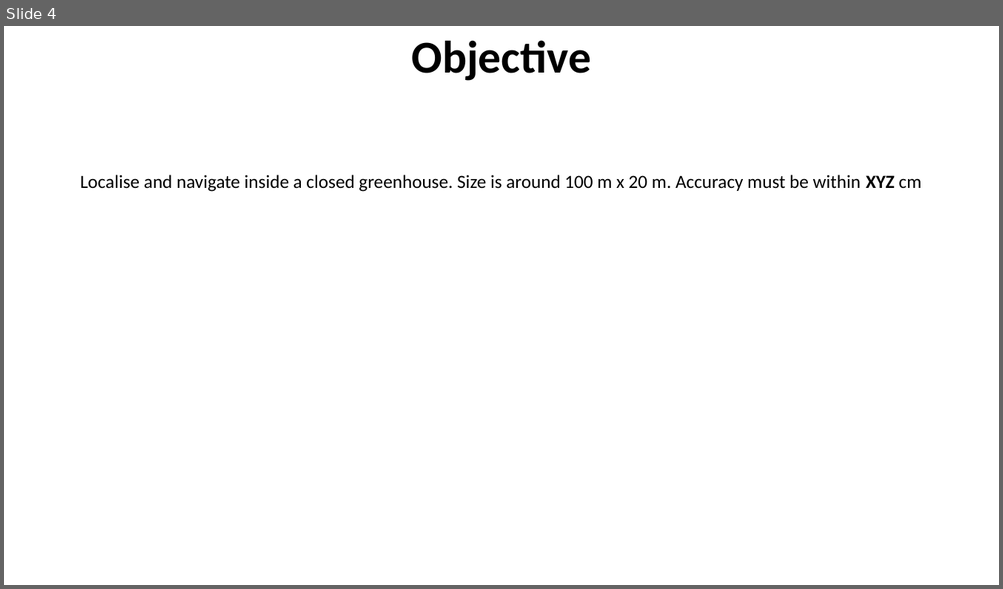
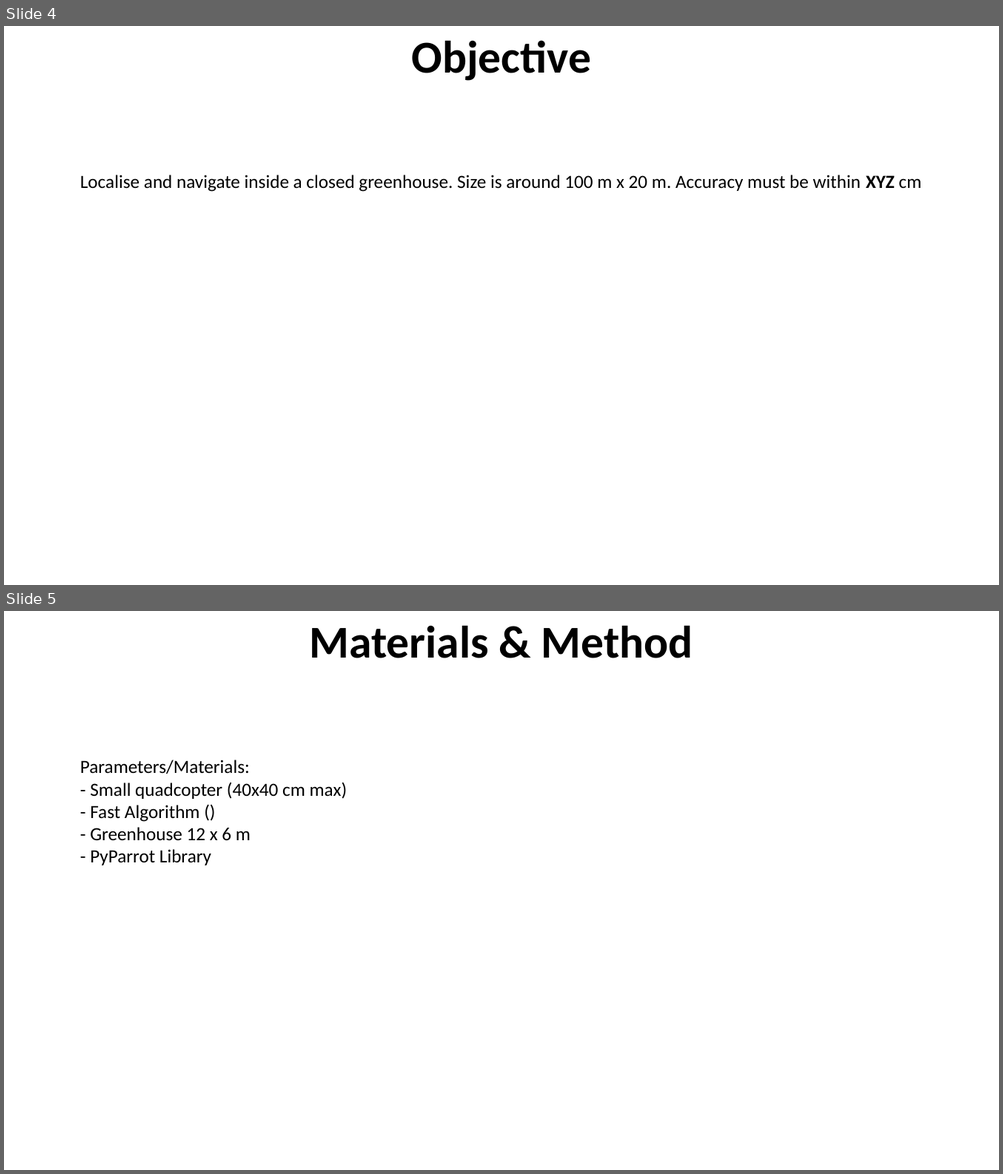
Before and after one commit to kholysa/CopterTests, a slide deck: Presentations/July15Presentation.pptx. Shown one above the other, each under a label of ours: slide 4 before the commit, slides 4 and 5 after it. The pictures are 1003x589 and 1003x1174 pixels, drawn with LibreOffice and Linux fonts; fonts in the diff are those of the drawing. Boxes give left, top, right and bottom in pixels: in the first picture for what was removed or moved away, otherwise in the second. Text is boxed around its words. In the diff, an @@ line names an element or a change of style, - is before the commit and + after.

Commit message:
Presentation draft 2

```diff
--- a/Presentations/July15Presentation.pptx
+++ b/Presentations/July15Presentation.pptx
@@ slide 5 added at (4, 611, 999, 1170), background #FFFFFF @@
@@ title added at (309, 625, 693, 658), 44 pt, text #000000, bold @@
+Materials & Method
@@ text added at (80, 760, 347, 866), 18 pt, text #000000 @@
+Parameters/Materials:
+- Small quadcopter (40x40 cm max)
+- Fast Algorithm ()
+- Greenhouse 12 x 6 m
+- PyParrot Library
```
